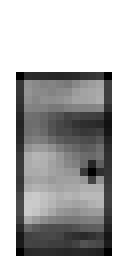
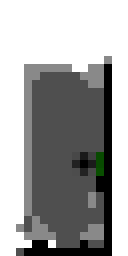
Layers edited between the first and the second w=128, h=256 image:
painted on "Layer 0" over [16, 72, 112, 256]
added layer "Layer 5" above "Layer 1" over [16, 56, 112, 256]
hid "Layer 1" over [16, 72, 112, 256]
painted on "Layer 2" over [24, 56, 112, 72]
